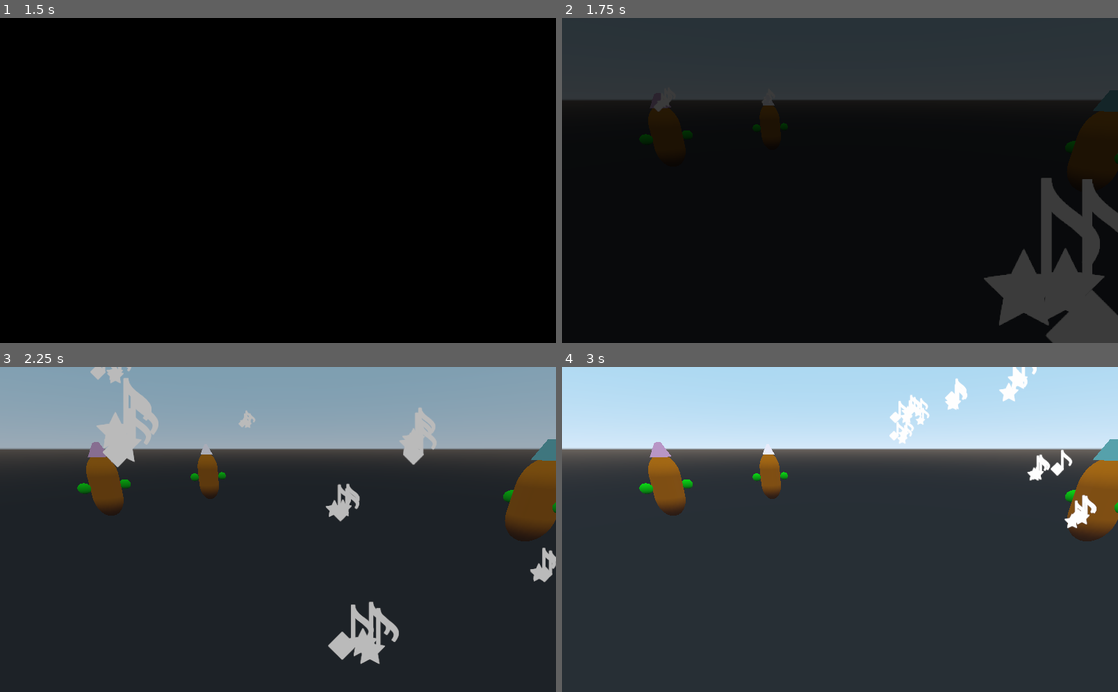
Above: before the commit, frames 1-4 (two rows, left to right).
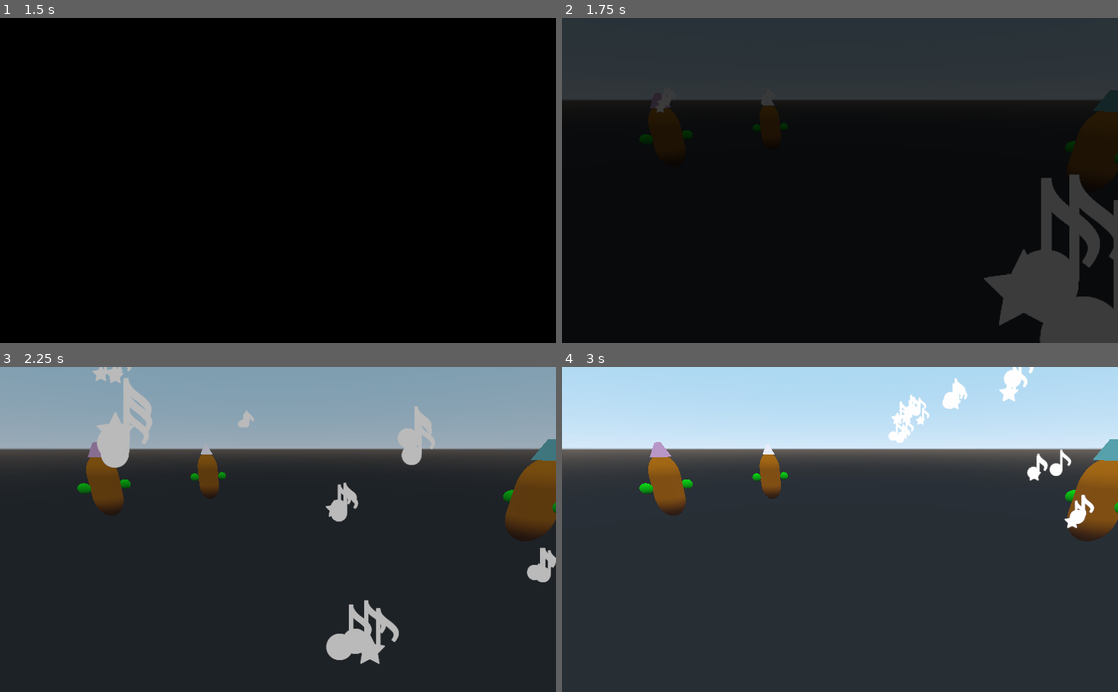
Above: after the commit, the same moments.

Repository: AbeVos/eldee47
Game: Godot game, scene res://scenes/Intro.tscn
Same seed, same stepped clock (60 frames per second), same inputs: the game is played once before the commit and once after it.
Inputs (mouse positions are in pixels of both pictures, inside the frame that each line leads up to):
- Up to frame 1 (1.5 s): tap Enter (ui_accept) at 0.5, 0.77 s; move the mouse to (400, 164) at 0.52 s; click (400, 164) at 0.67 s; drag from (166, 196) to (250, 245) at 1.27 s
- Up to frame 2 (1.75 s): no input
- Up to frame 3 (2.25 s): move the mouse to (333, 458) at 2.02 s; click (333, 458) at 2.17 s
- Up to frame 4 (3 s): drag from (812, 594) to (673, 480) at 2.77 s

Frame 1 is identical in both runs. In frame 2, 1.7% of the frame differs, in the area x 16-100%, y 25-100%; in frame 3, 1.4%; in frame 4, 0.6%.

Commit message:
All singers have their own range

Diff:
--- a/game/project.godot
+++ b/game/project.godot
@@ -21,6 +21,7 @@
 
 [autoload]
 
+Globals="*res://scripts/Globals.gd"
 SceneChanger="*res://scenes/SceneChanger.tscn"
 
 [rendering]
--- a/game/scenes/Choir.tscn
+++ b/game/scenes/Choir.tscn
@@ -23,6 +23,7 @@
 [node name="Cultist2" parent="Cultists" instance=ExtResource( 2 )]
 transform = Transform( 0.534219, 0, 0.845346, 0, 1, 0, -0.845346, 0, 0.534219, -6.74214, 0, -2.75376 )
 voice = ExtResource( 5 )
+central_note = "C5"
 
 [node name="Cultist3" parent="Cultists" instance=ExtResource( 2 )]
 transform = Transform( -0.882357, 0, 0.47058, 0, 1, 0, -0.47058, 0, -0.882357, -3.70438, 0, 6.61486 )
--- a/game/scripts/Cultist.gd
+++ b/game/scripts/Cultist.gd
@@ -1,14 +1,9 @@
 extends Spatial
 
 export(AudioStream) var voice
-export var notes = {
-    0: 0.749,
-    1: 1.0,
-    2: 1.335,
-}
+export(String) var central_note = "A4"
 
-var n_notes
-var note = preload("res://scenes/Note.tscn")
+var note_scene = preload("res://scenes/Note.tscn")
 var current_pitch
 var uv_offset = Vector3(0, 0, 0)
 
@@ -16,8 +11,6 @@
 func _ready():
     var mat = $Body.get_surface_material(0).duplicate(true)
     $Body.set_surface_material(0, mat)
-
-    n_notes = len(notes)
 
     current_pitch = get_pitch(true)
 
@@ -29,9 +22,9 @@
     var target = get_parent().get_parent().get_parent().get_node("Target")
     _on_Monster_set_target(target)
 
-    var note_inst = note.instance()
+    var note_inst = note_scene.instance()
     $NotePath.add_child(note_inst)
-    note_inst.set_note(current_pitch)
+    note_inst.set_note(central_note)
 
 
 func _process(_delta):
@@ -45,7 +38,9 @@
         $Left/Hand.transform.origin = position
 
     var mat = $Body.get_surface_material(0)
-    mat.albedo_color = Color(1, float(get_pitch(true)) / (n_notes - 1), 0)
+    mat.albedo_color = Color(
+        1, float(get_pitch(true)) / (Globals.N_PITCHES - 1), 0
+    )
     $Body.set_surface_material(0, mat)
 
     var pitch = get_pitch(true)
@@ -119,21 +114,30 @@
 func get_pitch(quantize=false):
     # Get the cultist's pitch based on arm height.
     # If quantize is true, the pitch will be an integer
-    # in {0, ..., n_notes - 1}, otherwise it will be a real number in
+    # in {0, ..., N_PITCHES - 1}, otherwise it will be a real number in
     # [0, 1].
     if not quantize:
         return ($Left.value + $Right.value) / 2
     else:
-        var value = get_pitch(false) * (n_notes - 1)
+        var value = get_pitch(false) * (Globals.N_PITCHES - 1)
         return int(round(value))
 
 
 func sing(pitch):
     # Change pitch.
-    $Tones/Voice_1.pitch_scale = notes[pitch]
+    $Tones/Voice_1.pitch_scale = Globals.PITCH_SCALES[pitch]
+
+    var note_idx = Globals.NOTES.keys().find(central_note);
+    assert(note_idx >= 0)
+
+    var notes = [
+        Globals.NOTES.keys()[note_idx - Globals.SEMITONES],
+        central_note,
+        Globals.NOTES.keys()[note_idx + Globals.SEMITONES],
+    ]
 
     current_pitch = pitch
 
-    var note_inst = note.instance()
+    var note_inst = note_scene.instance()
     $NotePath.add_child(note_inst)
-    note_inst.set_note(pitch)
+    note_inst.set_note(notes[pitch])
--- /dev/null
+++ b/game/scripts/Globals.gd
@@ -0,0 +1,52 @@
+extends Node
+
+const SEMITONES = 5  # Stepsize in semitones between adjacent notes.
+
+# A collection of all the notes that can be played and those in between.
+const NOTES = {
+    "E4": 0,
+    "F4": null,
+    "F#4": null,
+    "G4": 1,
+    "G#4": null,
+    "A4": 2,
+    "A#4": null,
+    "B4": 3,
+    "C5": 4,
+    "C#5": null,
+    "D5": 5,
+    "D#5": null,
+    "E5": 8,
+    "F5": 6,
+    "F#5": null,
+    "G5": 9,
+    "G#5": null,
+    "A5": 10,
+    "A#5": null,
+    "B5": 11,
+    "C6": 12,
+    "C#6": null,
+    "D6": 13,
+    "D#6": null,
+    "E6": 16,
+    "F6": 14,
+    "F#6": null,
+    "G6": null,
+    "G#6": null,
+    "A6": 18,
+    "A#": null,
+    "B6": null,
+    "C7": null,
+    "C#7": null,
+    "D7": 21,
+}
+
+# Relative pitch scales.
+const PITCH_SCALES = {
+    0: 0.749,
+    1: 1.0,
+    2: 1.335,
+}
+
+# Number of pitches each cultist can sing.
+const N_PITCHES = 3
--- a/game/scripts/Note.gd
+++ b/game/scripts/Note.gd
@@ -8,7 +8,7 @@
 export(int) var frequency = 1
 
 var random_offset
-var note_index
+var current_note
 var material
 
 func _ready():
@@ -27,8 +27,12 @@
     h_offset = altitude * cos(frequency * PI * unit_offset + random_offset)
     v_offset = altitude * sin(2 * frequency * PI * unit_offset + random_offset)
 
-func set_note(index):
-    note_index = index
+
+func set_note(note):
+    current_note = note
+    var index = Globals.NOTES[note]
+
+    index = index % (NOTE_GRID_ROWS * NOTE_GRID_COLS)
 
     # Change note sprite.
     var col = index % NOTE_GRID_ROWS
